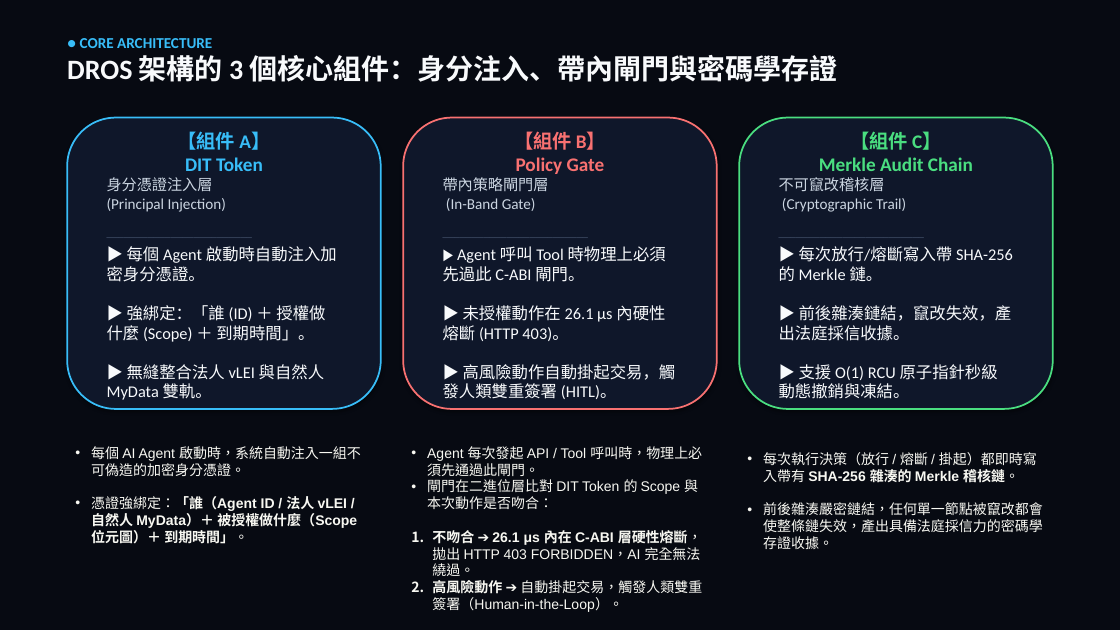
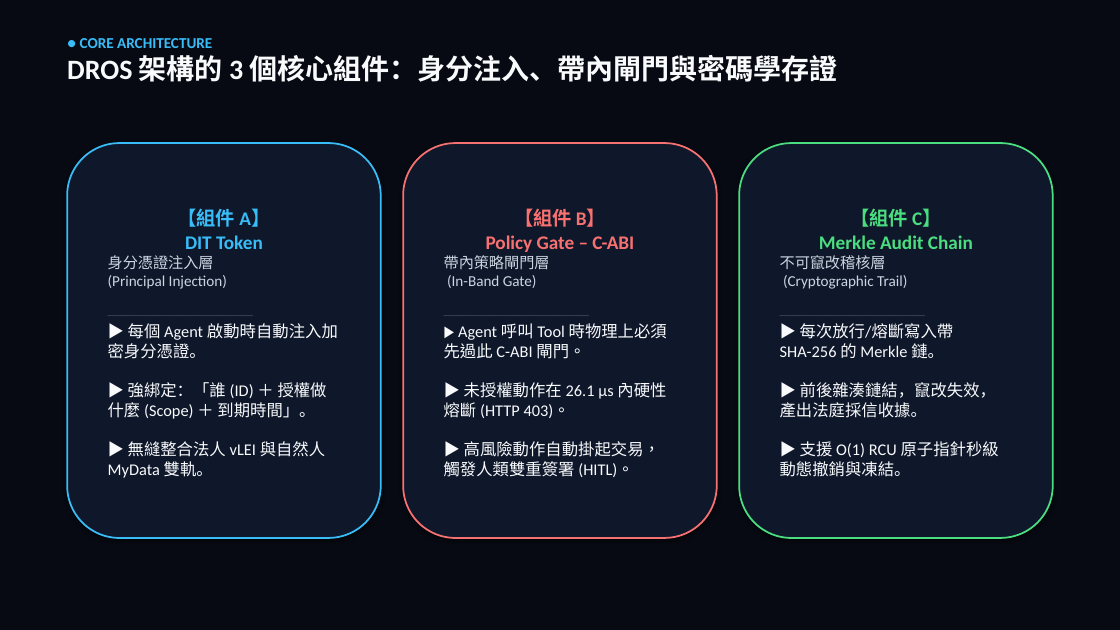
Before and after one commit to Top-Celestial-Company-Ltd/DROS-Hackathon-Showcase, a slide deck: slide 3 of B1_12_DROS(DeterministicRuntimeOS).pptx. Drawn at 1120x630 pixels with LibreOffice and Linux fonts; fonts in the diff are those of the drawing. Boxes give left, top, right and bottom in pixels: in the first picture for what was removed or moved away, otherwise in the second. Text is boxed around its words. In the diff, an @@ line names an element or a change of style, - is before the commit and + after.

```diff
--- a/B1_12_DROS(DeterministicRuntimeOS).pptx
+++ b/B1_12_DROS(DeterministicRuntimeOS).pptx
@@ rounded rectangle "【組件 A】" resized from (x1=67, y1=118, x2=381, y2=409) to (x1=67, y1=143, x2=381, y2=538) @@
@@ rounded rectangle "【組件 B】" resized from (x1=403, y1=118, x2=717, y2=409) to (x1=403, y1=143, x2=717, y2=538) @@
@@ rounded rectangle "【組件 C】" resized from (x1=739, y1=118, x2=1053, y2=409) to (x1=739, y1=143, x2=1053, y2=538) @@
@@ text in rounded rectangle at (x1=486, y1=235, x2=634, y2=252): text changed @@
-Policy Gate
+Policy Gate – C-ABI
@@ text removed at (x1=91, y1=446, x2=361, y2=544) @@
-• 每個 AI Agent 啟動時，系統自動注入一組不可偽造的加密身分憑證。
-• 憑證強綁定：「誰（Agent ID / 法人 vLEI / 自然人 MyData）＋ 被授權做什麼（Scope 位元圖）＋ 到期時間」。
@@ text removed at (x1=427, y1=446, x2=702, y2=612) @@
-• Agent 每次發起 API / Tool 呼叫時，物理上必須先通過此閘門。
-• 閘門在二進位層比對 DIT Token 的 Scope 與本次動作是否吻合：
-1. 不吻合 ➔ 26.1 μs 內在 C-ABI 層硬性熔斷，拋出 HTTP 403 FORBIDDEN，AI 完全無法繞過。
-2. 高風險動作 ➔ 自動掛起交易，觸發人類雙重簽署（Human-in-the-Loop）。
@@ text removed at (x1=763, y1=452, x2=1043, y2=549) @@
-• 每次執行決策（放行 / 熔斷 / 掛起）都即時寫入帶有 SHA-256 雜湊的 Merkle 稽核鏈。
-• 前後雜湊嚴密鏈結，任何單一節點被竄改都會使整條鏈失效，產出具備法庭採信力的密碼學存證收據。
```
Also in this commit, not shown: 2 slides removed, 3 other files.
